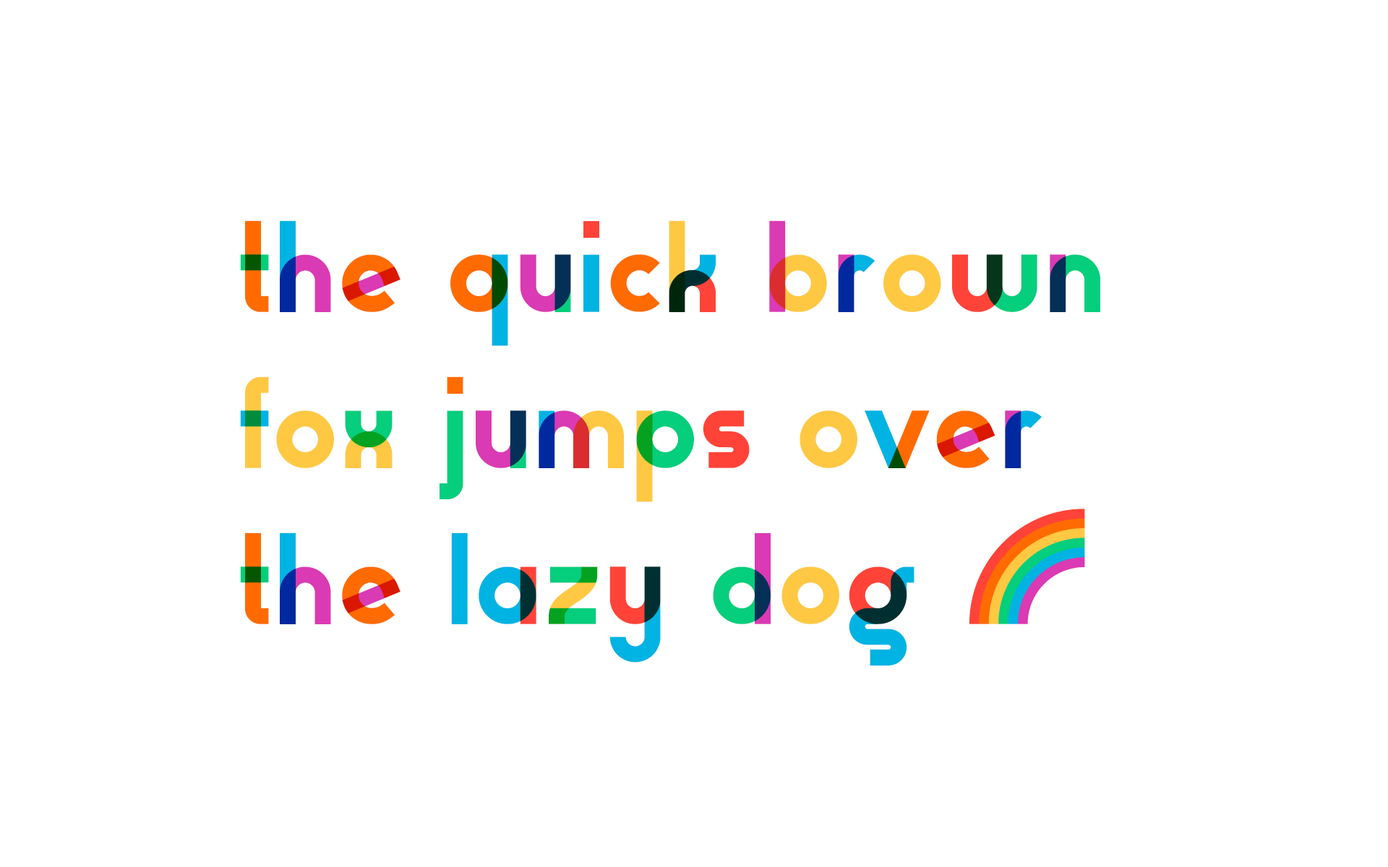
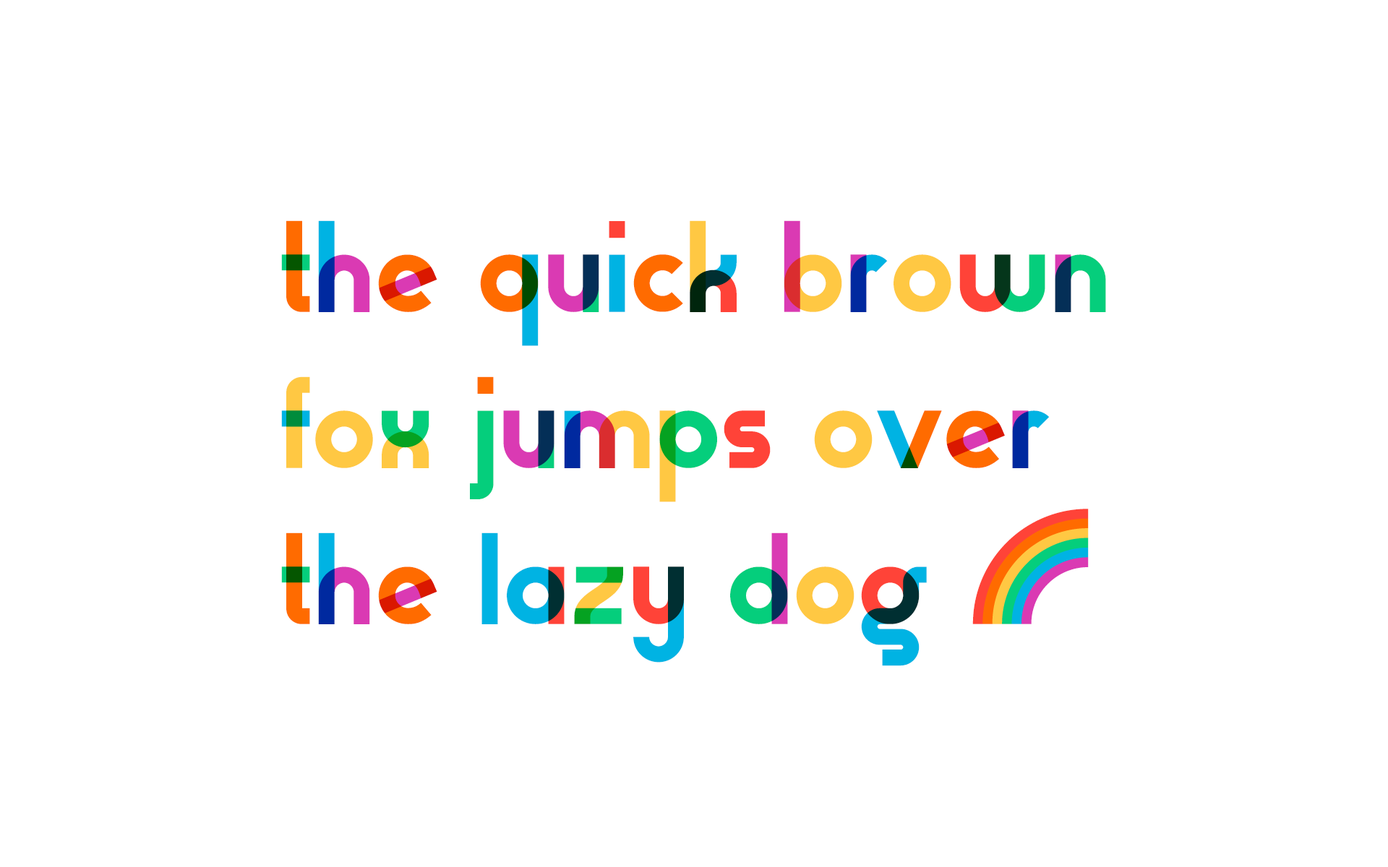
Two versions of the same layered image (w=1388, h=867). Layer-by-layer changes:
painted on "the quick brown fox jumps over the lazy dog" over left=239, top=220, right=1106, bottom=667
